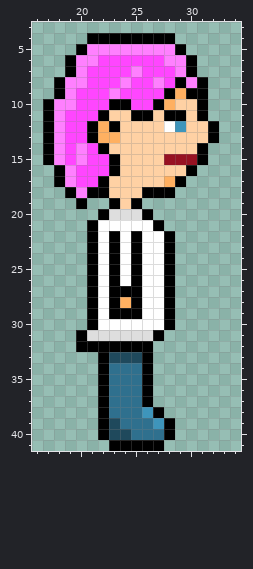
Pixel-art sprite -- sprites/sprDoctor/feafd31d-fef2-406e-9972-338dfd5de06f.png. The picture above is the old version.
The file is 50x42 pixels. Shown: x 16..34, y 3..41.
The result:
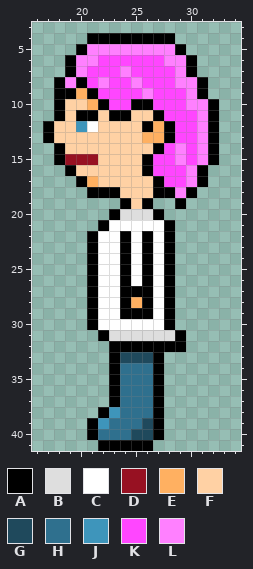
Palette (. is transparent): A #000000  B #dedede  C #ffffff  D #971122  E #ffb061  F #ffd1a4  G #1f495c  H #2f708e  J #3e95bb  K #ff46ff  L #ff80ff
Diff:
Changed rows in their new state; - is an unchanged pixel.
first column x 17:
 7 -------LK-------
 8 ---A-L-KL-K-L---
 9 --AEA-K--L-KKL--
10 .AFFEAKKAAKKKLLA
11 .AFAAFAAFFAKKKLA
12 -FFJCFF--AEAKKL-
13 -FFFFFF--EEAKKL-
14 .AFFFF----AKLKLA
15 .ADDDFF--AKKLKLA
16 -.AFFFF--AKKKLA-
17 -..AEF----AKKLA-
18 --..--A--F--LA--
19 ---.--.AFA--A---
20 -----.A--BA-----
21 ----.A----CA----
22 ------CACA------
23 ------CACA------
24 ------CACA------
25 ------CACA------
26 ------CACA------
27 ------C--A------
28 ------CAEA------
29 ------C--A------
31 ---..A----BBA---
32 ---...----AAA---
33 -----.A--GA-----
34 -----.A--HA-----
35 -----.A--HA-----
36 -----.A--HA-----
37 -----.A--HA-----
38 ------J--H------
39 ----AJH--GA.----
40 ----AHHHGGA.----
41 -----A----.-----
